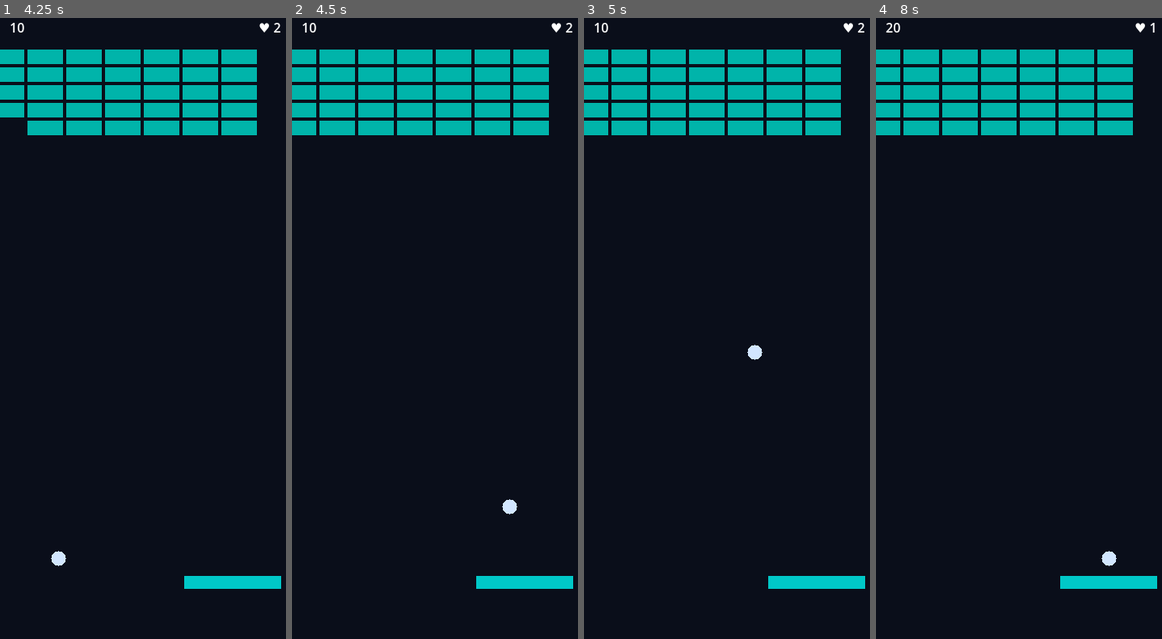
Above: before the commit, frames 1-4 (left to right).
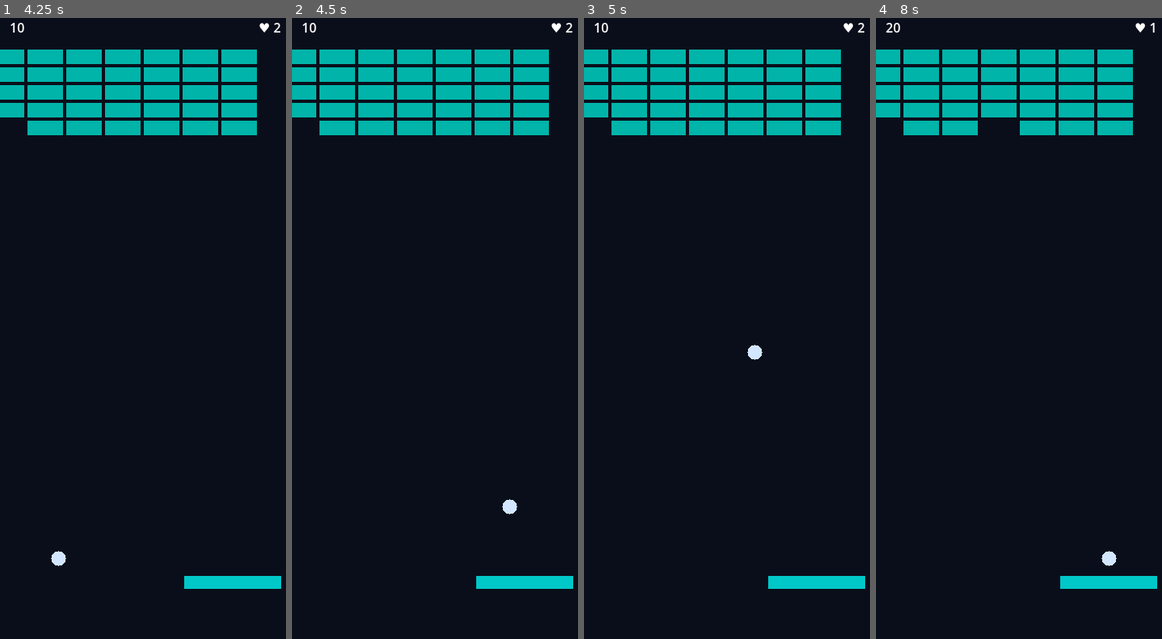
Above: after the commit, the same moments.

Repository: mustafa-elhelbawy/deep-break-game
Game: Godot game, scene res://scenes/game/Game.tscn
The game is run twice, just before and just after one commit, with the same random seed, the same clock (stepped at 60 frames per second) and the same inputs.
Inputs (mouse positions are in pixels of both pictures, inside the frame that each line leads up to):
- Up to frame 1 (4.25 s): tap Enter at 0.5 s; move the mouse to (208, 291) at 0.52 s; click (208, 291) at 0.67 s; drag from (88, 353) to (131, 452) at 1.27 s; move the mouse to (174, 185) at 2.02 s; click (174, 185) at 2.17 s; tap Space at 2.75 s; drag from (131, 452) to (57, 229) at 2.77 s; move the mouse to (231, 415) at 3.52 s; click (231, 415) at 3.67 s
- Up to frame 2 (4.5 s): tap Enter at 4.25 s; drag from (349, 229) to (394, 167) at 4.27 s
- Up to frame 3 (5 s): no input
- Up to frame 4 (8 s): move the mouse to (1036, 322) at 5.02 s; click (1036, 322) at 5.17 s; drag from (978, 167) to (964, 353) at 5.77 s; move the mouse to (1084, 291) at 6.52 s; click (1084, 291) at 6.67 s; drag from (964, 353) to (1007, 452) at 7.27 s

Frame 1 is identical in both runs. In frame 2, 0.2% of the frame differs, in the area x 0-9%, y 16-19%; in frame 3, 0.2%; in frame 4, 0.5%, in the area x 0-50%, y 16-19%.

Commit message:
fix: update _prev_state before match so await doesn't race it (#23)
The DEAD branch contains 'await 0.6s'. GDScript coroutines suspend at
await, so _prev_state = new_state at the bottom of the function was
never reached before reset_after_death() triggered _on_state_changed(WAITING).
That nested WAITING call saw _prev_state == PLAYING (not DEAD), so
came_from != DEAD was true and _spawn_level() was wrongly called,
resetting the brick grid every time a life was lost.

Fix: capture came_from and set _prev_state = new_state at the very top
of the function, before the match, so it is always recorded before any
await can suspend the coroutine.

Co-authored-by: Mustafa <Mustafa>
Co-authored-by: Claude Sonnet 4.6 <noreply@anthropic.com>

Diff:
--- a/scenes/game/Game.gd
+++ b/scenes/game/Game.gd
@@ -65,6 +65,23 @@
 # ── State machine reactor ──────────────────────────────────────────────────────
 
 func _on_state_changed(new_state: GameManager.State) -> void:
+	# Capture and update _prev_state BEFORE the match so it is always recorded
+	# even when a branch contains 'await' (which suspends this coroutine before
+	# reaching the bottom of the function).
+	#
+	# Why this matters for DEAD:
+	#   _on_state_changed(DEAD) hits 'await 0.6s' and suspends.
+	#   Inside that same coroutine, GameManager.reset_after_death() fires
+	#   _on_state_changed(WAITING) as a *nested* synchronous call.
+	#   If _prev_state were updated at the bottom, it would still be PLAYING
+	#   at that point — making the WAITING branch think it came from PLAYING
+	#   and incorrectly re-spawn bricks.
+	#   By updating _prev_state first, it is already DEAD when WAITING runs. ✓
+	#
+	# [JS equiv]  const cameFrom = this._prevState; this._prevState = newState
+	var came_from: GameManager.State = _prev_state
+	_prev_state = new_state
+
 	# [GDScript] 'match' is like switch/case — uses structural pattern matching.
 	# [JS equiv]  switch(newState) { case State.WAITING: ...; break; }
 	match new_state:
@@ -72,8 +89,8 @@
 			# Only (re)spawn bricks when starting fresh — NOT when recovering from a
 			# lost ball. After DEAD the same brick layout must persist so the player
 			# continues from where the ball fell, and accumulated score is preserved.
-			# [JS equiv]  if (this._prevState !== State.DEAD) this._spawnLevel()
-			if _prev_state != GameManager.State.DEAD:
+			# [JS equiv]  if (cameFrom !== State.DEAD) this._spawnLevel()
+			if came_from != GameManager.State.DEAD:
 				_spawn_level()
 			_ball.reset_to_paddle(_paddle.global_position)
 			_game_over.hide()
@@ -98,10 +115,6 @@
 			_ball.deactivate()
 			# Phase 4: AudioManager.play("level_clear") here.
 			_level_clear.show_for_level(GameManager.level)
-
-	# Record this state so the next transition knows where we came from.
-	# [JS equiv]  this._prevState = newState
-	_prev_state = new_state
 
 # ── Input ──────────────────────────────────────────────────────────────────────
 
